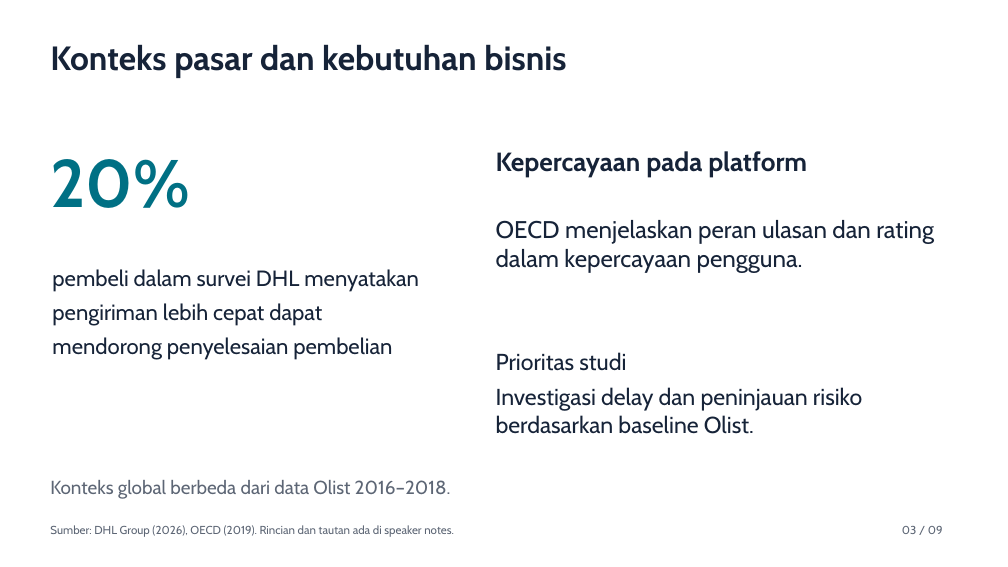
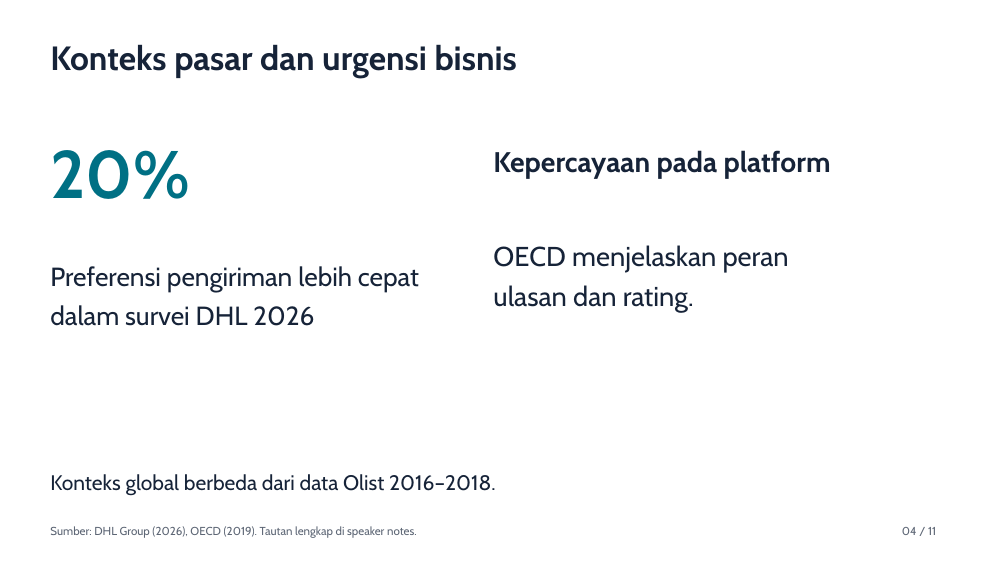
Before and after one commit to yanlis-lase-SSG7/2611-bigDataAnalitycs-assignment1, a slide deck: slide 4 of presentations/Assignment_I_Olist_2702751284.pptx (slide 3 before the commit). Drawn at 1008x567 pixels with LibreOffice and Linux fonts; fonts in the diff are those of the drawing. Boxes give left, top, right and bottom in pixels: in the first picture for what was removed or moved away, otherwise in the second. Text is boxed around its words. In the diff, an @@ line names an element or a change of style, - is before the commit and + after.

```diff
--- a/presentations/Assignment_I_Olist_2702751284.pptx
+++ b/presentations/Assignment_I_Olist_2702751284.pptx
@@ text at (50,44,517,78): text changed @@
-Konteks pasar dan kebutuhan bisnis
+Konteks pasar dan urgensi bisnis
@@ text "20%": place and size @@
-text "20%" at (50,159,190,208)
+text "20%" at (50,150,190,199)
@@ text "Kepercayaan pada platform" at (493,150,831,178): size 25 to 27 pt @@
@@ text at (50,266,419,326): text changed; size 21 to 25 pt @@
-pembeli dalam survei DHL menyatakan
-pengiriman lebih cepat dapat
-mendorong penyelesaian pembelian
+Preferensi pengiriman lebih cepat
+dalam survei DHL 2026
@@ text at (493,245,789,312): text changed; size 23 to 26 pt @@
-OECD menjelaskan peran ulasan dan rating dalam kepercayaan pengguna.
+OECD menjelaskan peran
+ulasan dan rating.
@@ text removed at (496,352,862,434) @@
-Prioritas studi
-Investigasi delay dan peninjauan risiko berdasarkan baseline Olist.
@@ text "Konteks global berbeda dari data ..." at (50,474,496,496): size 18 to 20 pt, text colour #5D6675 to #162338 @@
@@ text at (50,526,417,538): text changed @@
-Sumber: DHL Group (2026), OECD (2019). Rincian dan tautan ada di speaker notes.
+Sumber: DHL Group (2026), OECD (2019). Tautan lengkap di speaker notes.
@@ text at (902,527,936,535): text changed @@
-03 / 09
+04 / 11
```
Also in this commit, not shown: 4 other slides changed, 6 slides added, 4 slides removed, 4 other files.
